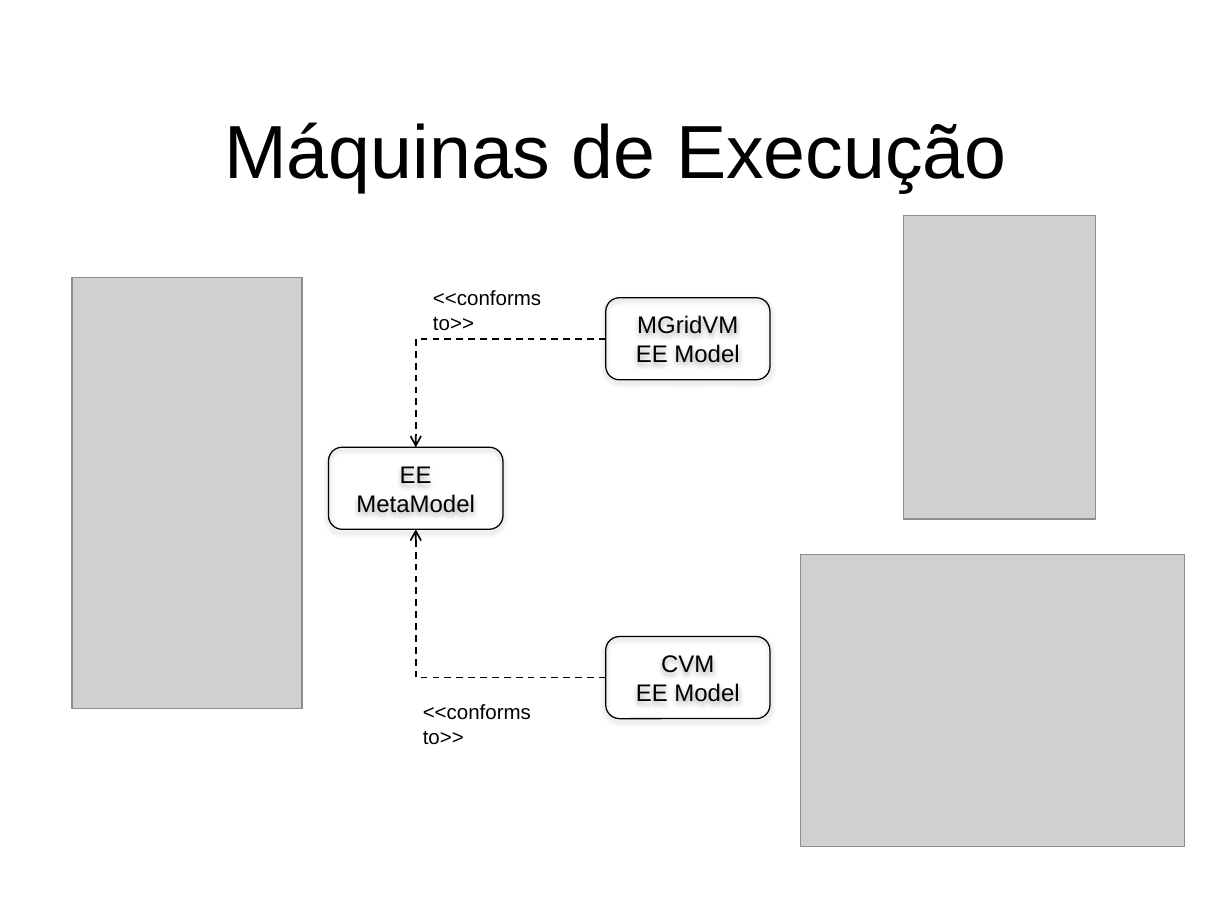
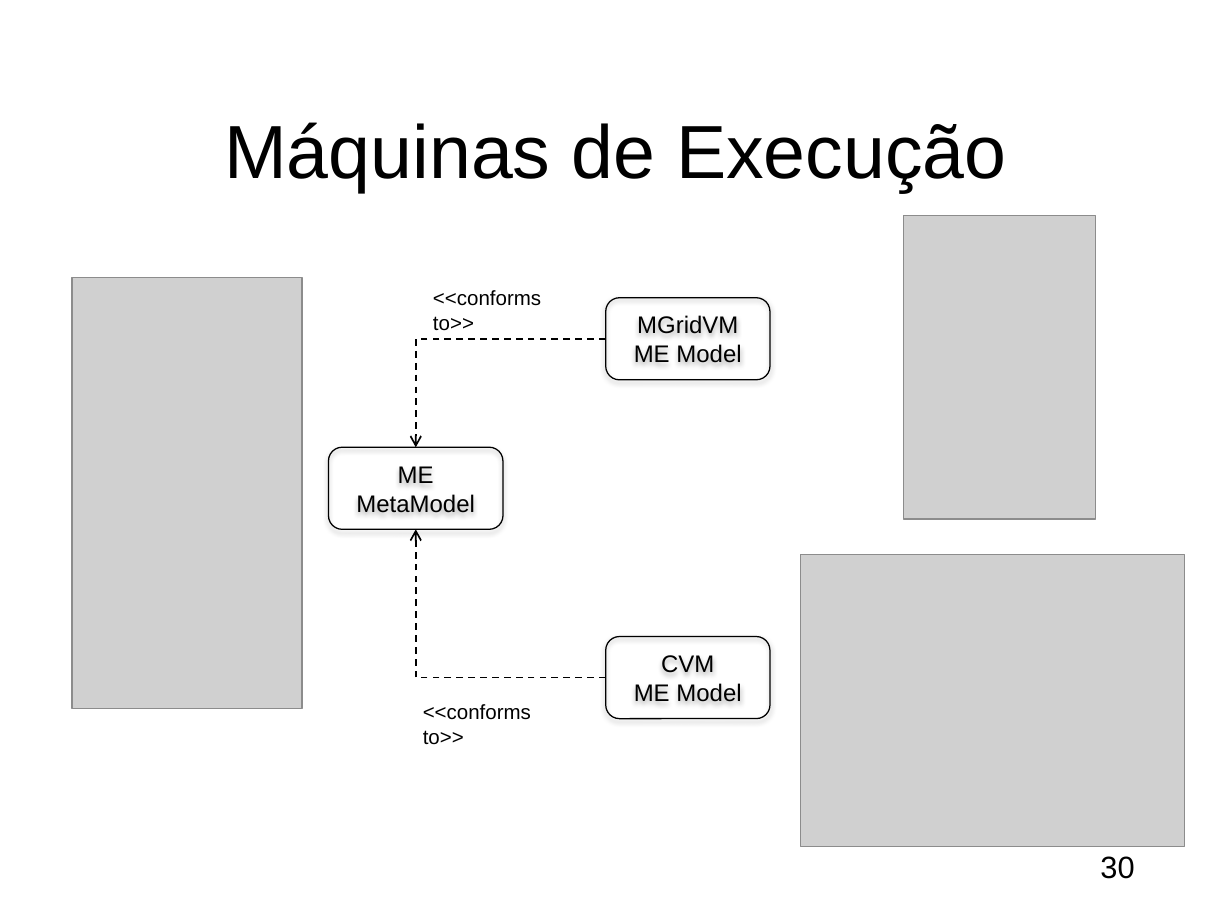
Before and after one commit to gcms/ncb, a slide deck: slide 30 of dissertacao/ApresentacaoGustavo.pptx (slide 22 before the commit). Drawn at 1232x924 pixels with LibreOffice and Linux fonts; fonts in the diff are those of the drawing; grey boxes stand for pictures; background and template pictures are left out. Boxes give left, top, right and bottom in pixels: in the first picture for what was removed or moved away, otherwise in the second. Text is boxed around its words. In the diff, an @@ line names an element or a change of style, - is before the commit and + after.

```diff
--- a/dissertacao/ApresentacaoGustavo.pptx
+++ b/dissertacao/ApresentacaoGustavo.pptx
@@ text in rounded rectangle at (634,344,741,363): text changed @@
-EE Model
+ME Model
@@ text in rounded rectangle at (356,466,475,513): text changed @@
-EE MetaModel
+ME MetaModel
@@ text in rounded rectangle at (634,683,741,702): text changed @@
-EE Model
+ME Model
@@ page number added at (1100,856,1134,879), 18 pt, text #000000 @@
+30
```
Also in this commit, not shown: 23 other slides changed, 96 slides added, 15 slides removed, 2 other files.
